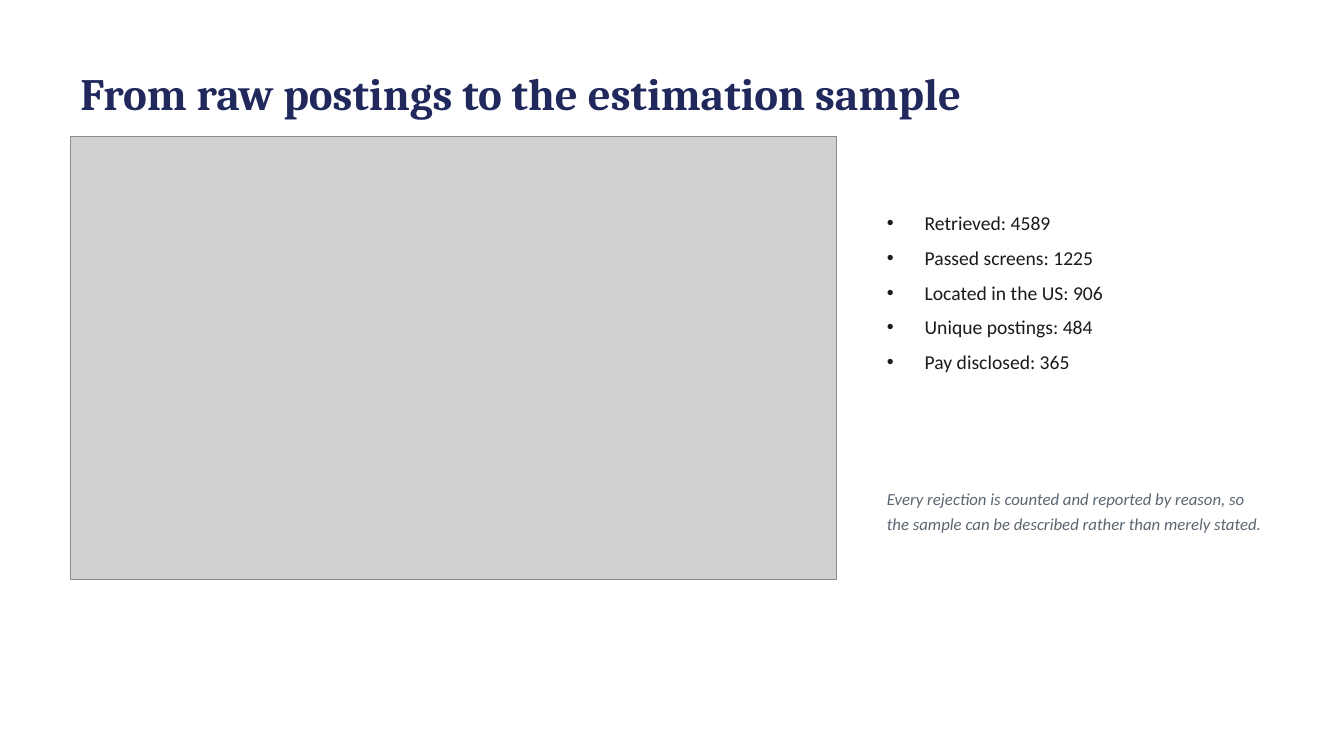
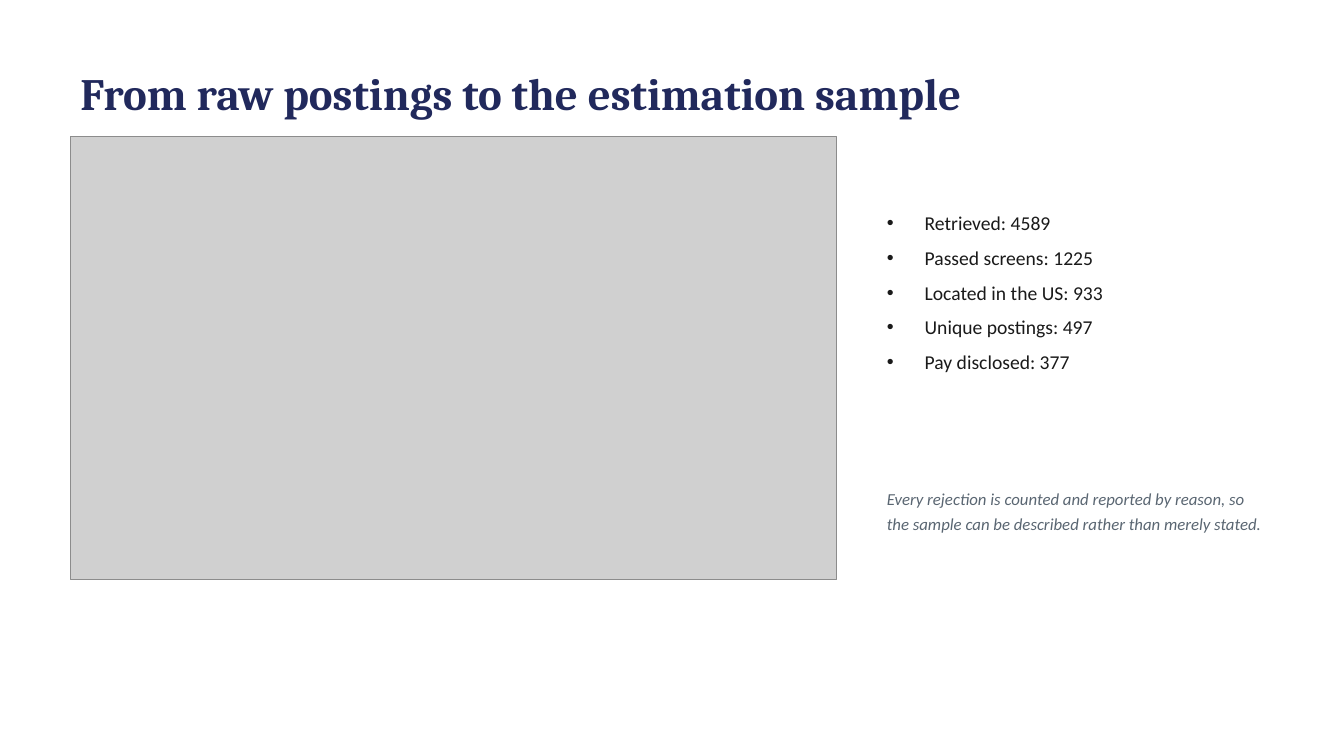
Before and after one commit to hendeal-cyber/Modern-Labor-Market-Data-Submission, a slide deck: slide 5 of paper/presentation.pptx. Drawn at 1344x756 pixels with LibreOffice and Linux fonts; fonts in the diff are those of the drawing; grey boxes stand for pictures. Boxes give left, top, right and bottom in pixels: in the first picture for what was removed or moved away, otherwise in the second. Text is boxed around its words. In the diff, an @@ line names an element or a change of style, - is before the commit and + after.

```diff
--- a/paper/presentation.pptx
+++ b/paper/presentation.pptx
@@ text at [925, 286, 1103, 372]: text changed @@
-• Located in the US: 906
-• Unique postings: 484
-• Pay disclosed: 365
+• Located in the US: 933
+• Unique postings: 497
+• Pay disclosed: 377
```
Also in this commit, not shown: 3 other slides changed, 17 other files.
